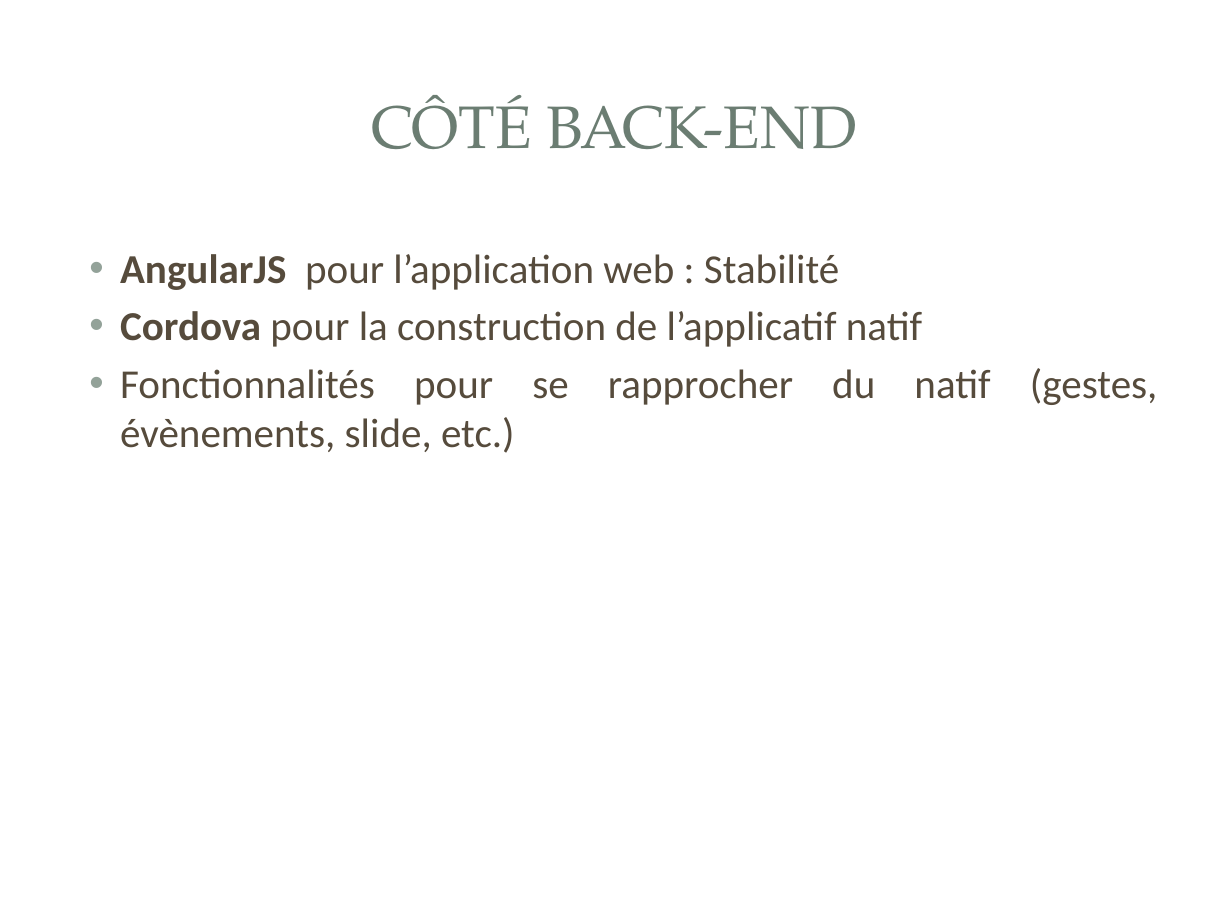
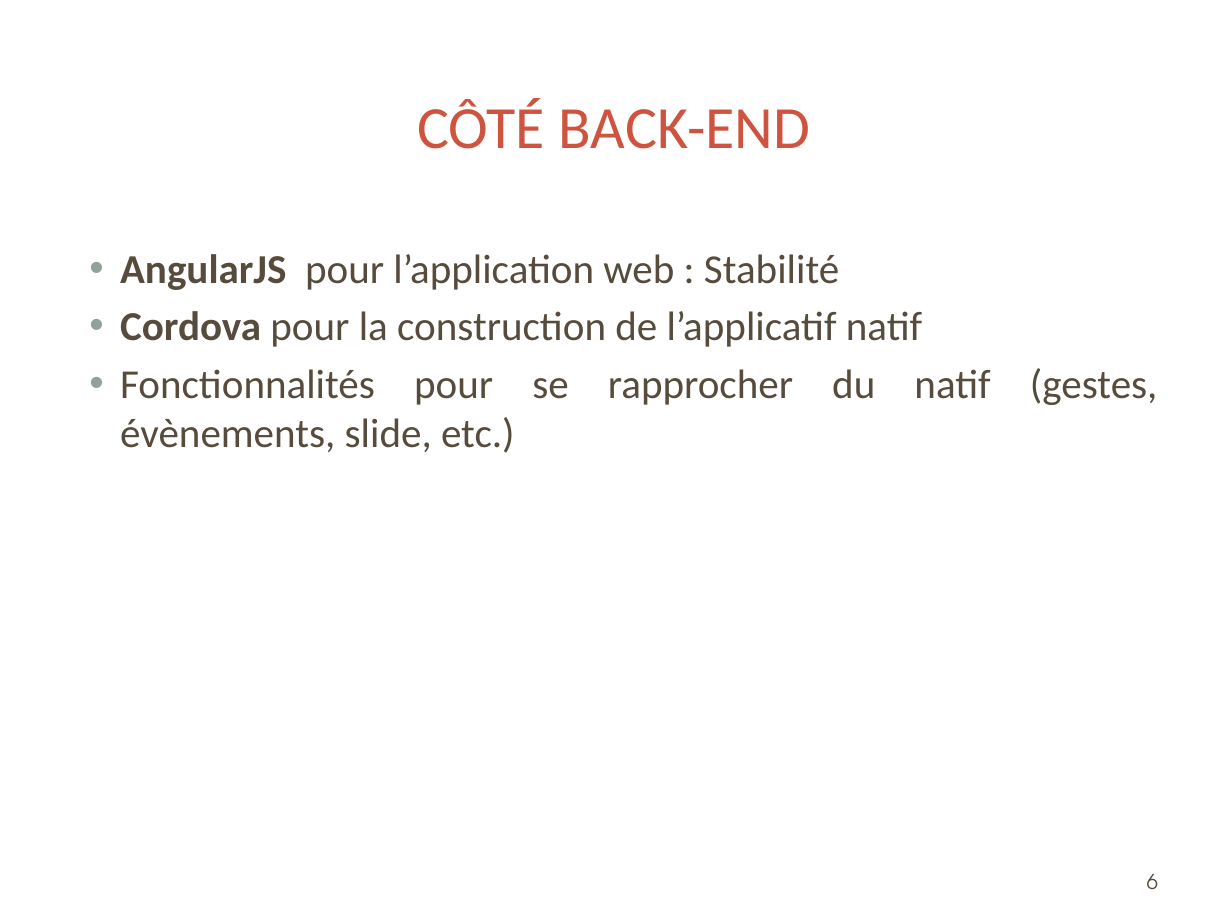
Before and after one commit to rikoste/ionicApp, a slide deck: slide 6 of presentation.pptx. Drawn at 1232x924 pixels with LibreOffice and Linux fonts; fonts in the diff are those of the drawing; background and template pictures are left out. Boxes give left, top, right and bottom in pixels: in the first picture for what was removed or moved away, otherwise in the second. Text is boxed around its words. In the diff, an @@ line names an element or a change of style, - is before the commit and + after.

```diff
--- a/presentation.pptx
+++ b/presentation.pptx
@@ title "CÔTÉ BACK-END" at box(417, 99, 810, 149): font TeX Gyre Pagella to Calibri, text colour #6B7D72 to #CF543F @@
@@ page number added at box(1147, 874, 1158, 889), 12 pt, text #564B3C @@
+6
```
Also in this commit, not shown: 7 other slides changed, 2 slides added, 1 slide removed.
